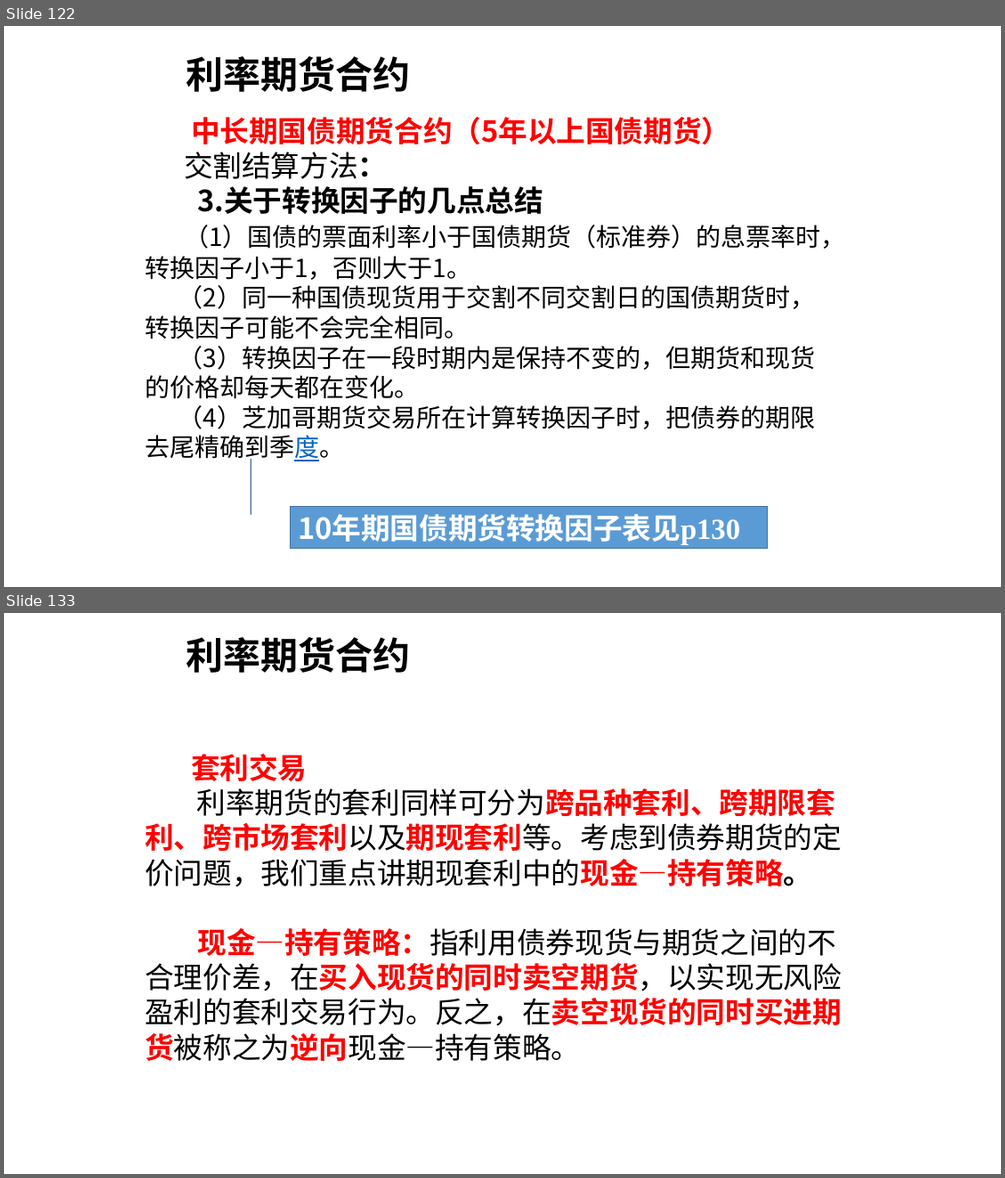
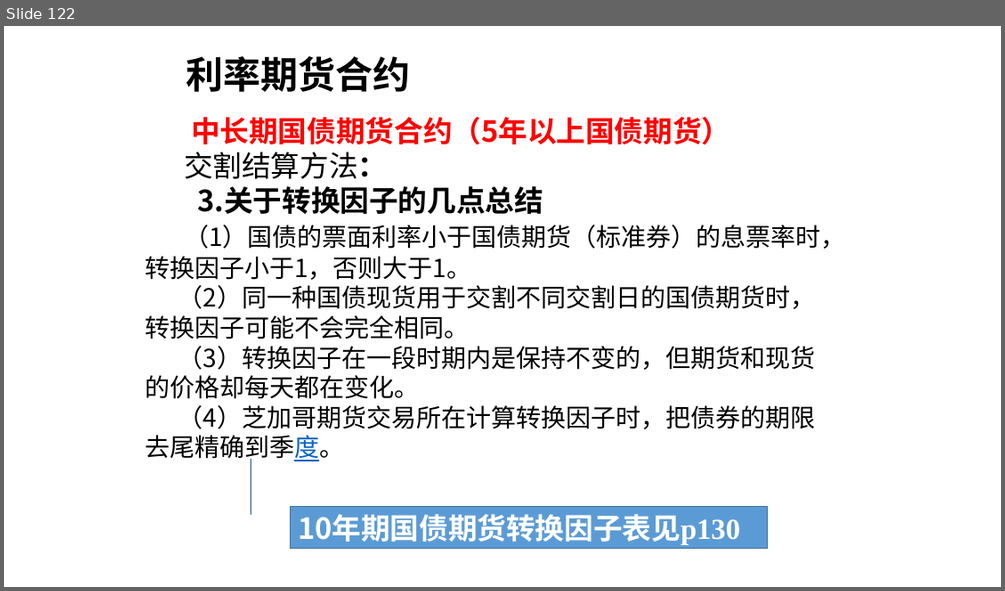
Before and after one commit to yunfengxs/my-Papers, a slide deck: 金工/金工五六144.pptx. Shown one above the other, each under a label of ours: slides 122 and 133 before the commit, slide 122 after it; the slides between them are not shown. The pictures are 1005x1178 and 1005x591 pixels, drawn with LibreOffice and Linux fonts; fonts in the diff are those of the drawing. Boxes give left, top, right and bottom in pixels: in the first picture for what was removed or moved away, otherwise in the second. Text is boxed around its words. In the diff, an @@ line names an element or a change of style, - is before the commit and + after.

```diff
--- a/金工/金工五六144.pptx
+++ b/金工/金工五六144.pptx
@@ slide 133 removed at (x1=4, y1=613, x2=1001, y2=1174), background #FFFFFF @@
@@ text removed at (x1=186, y1=637, x2=410, y2=673) @@
-利率期货合约
@@ text removed at (x1=145, y1=754, x2=841, y2=1061) @@
-套利交易
-利率期货的套利同样可分为跨品种套利、跨期限套利、跨市场套利以及期现套利等。考虑到债券期货的定价问题，我们重点讲期现套利中的现金—持有策略。
-现金—持有策略：指利用债券现货与期货之间的不合理价差，在买入现货的同时卖空期货，以实现无风险盈利的套利交易行为。反之，在卖空现货的同时买进期货被称之为逆向现金—持有策略。
```
Also in this commit, not shown: 7 slides changed, 20 other slides removed, 15 other files.
